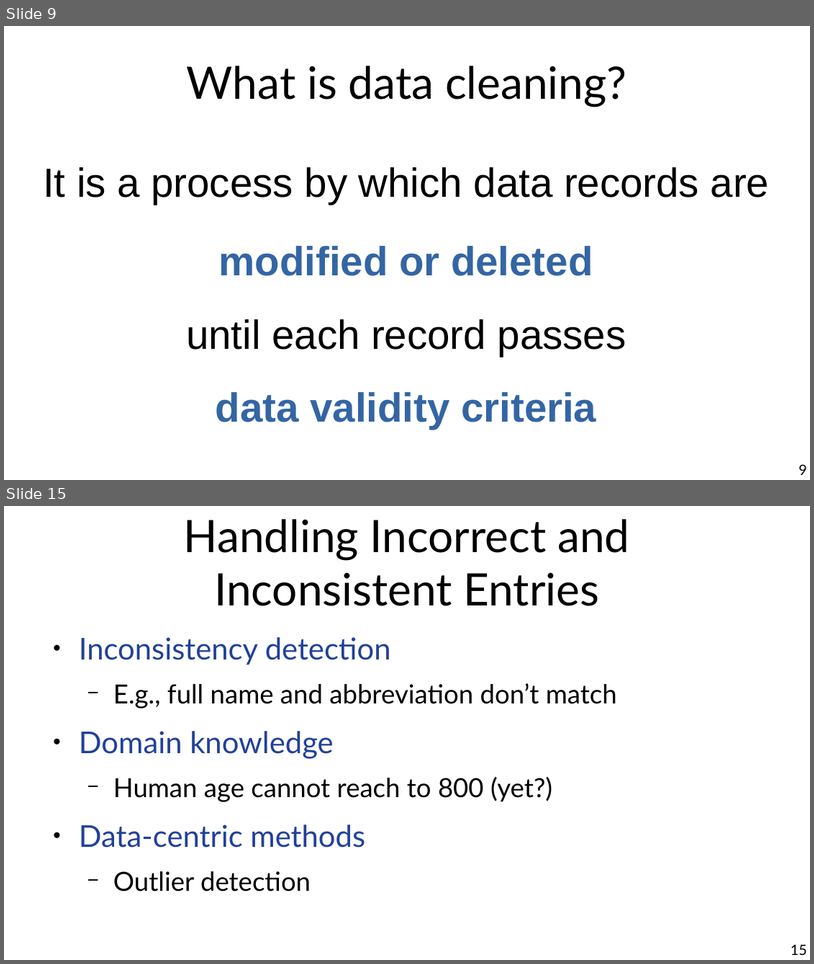
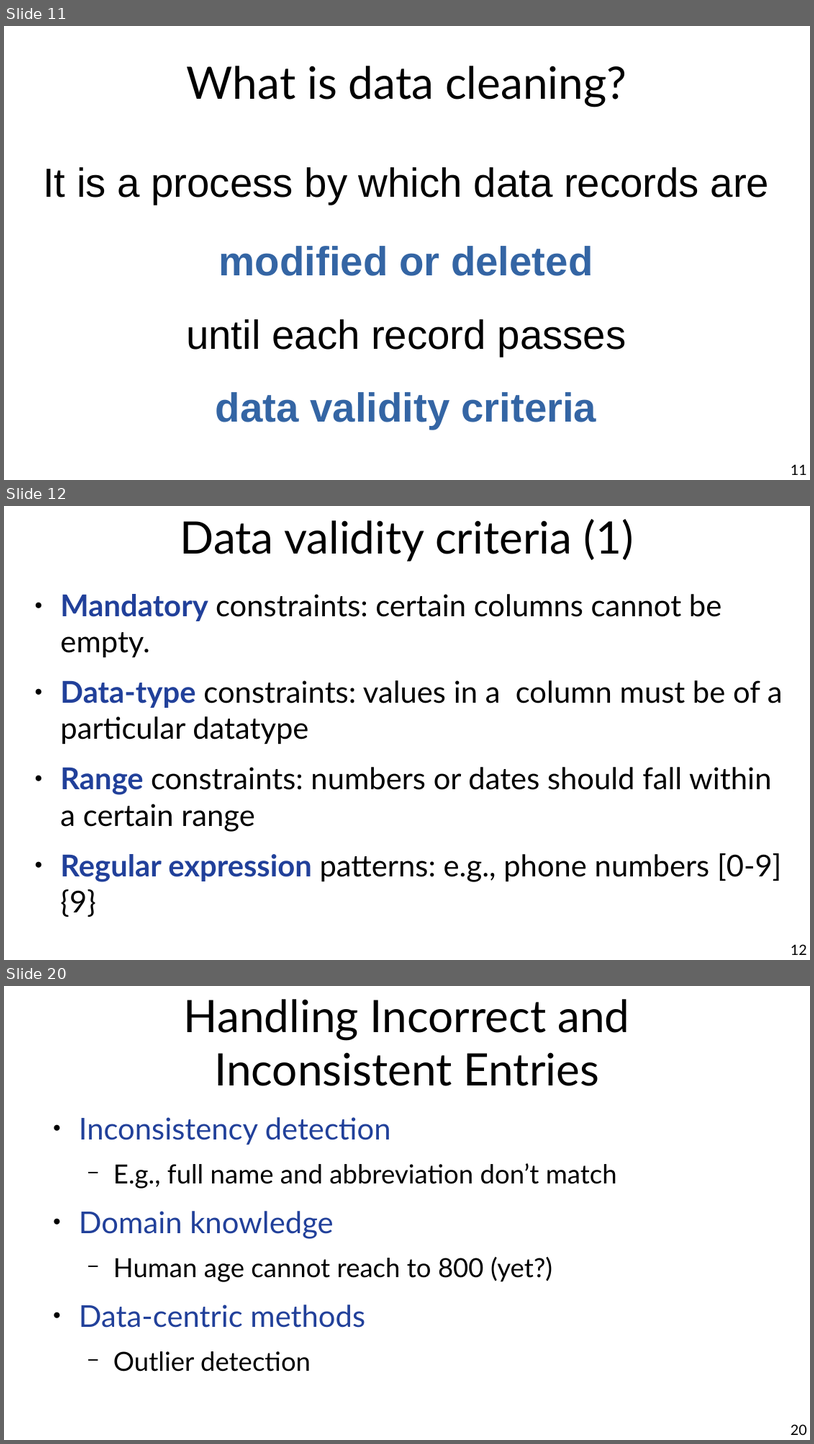
Before and after one commit to chatox/data-mining-course, a slide deck: theory/tt04_integration_cleaning.odp. Shown one above the other, each under a label of ours: slides 9 and 15 before the commit, slides 11, 12 and 20 after it; the slides between them are not shown. The pictures are 814x964 and 814x1444 pixels, drawn with LibreOffice and Linux fonts; fonts in the diff are those of the drawing. Boxes give left, top, right and bottom in pixels: in the first picture for what was removed or moved away, otherwise in the second. Text is boxed around its words. In the diff, an @@ line names an element or a change of style, - is before the commit and + after.

```diff
--- a/theory/tt04_integration_cleaning.odp
+++ b/theory/tt04_integration_cleaning.odp
@@ slide 12 added at (4,506,810,960), background #FFFFFF @@
@@ title added at (180,519,633,561), 44 pt, text #000000 @@
+Data validity criteria (1)
@@ text added at (60,594,783,916), 29.6 pt, text #000000 @@
+● Mandatory constraints: certain columns cannot be empty.
+● Data-type constraints: values in a column must be of a particular datatype
+● Range constraints: numbers or dates should fall within a certain range
+● Regular expression patterns: e.g., phone numbers [0-9]{9}
@@ page number added at (791,944,808,955), 14 pt, text #000000 @@
+12
@@ what was slide 9 is now slide 11 @@
@@ page number at (791,464,808,475): text changed @@
-9
+11
@@ what was slide 15 is now slide 20 @@
@@ page number at (791,1424,808,1435): text changed @@
-15
+20
```
Also in this commit, not shown: 5 slides changed, 4 other slides added, 1 slide removed, 7 other files.
